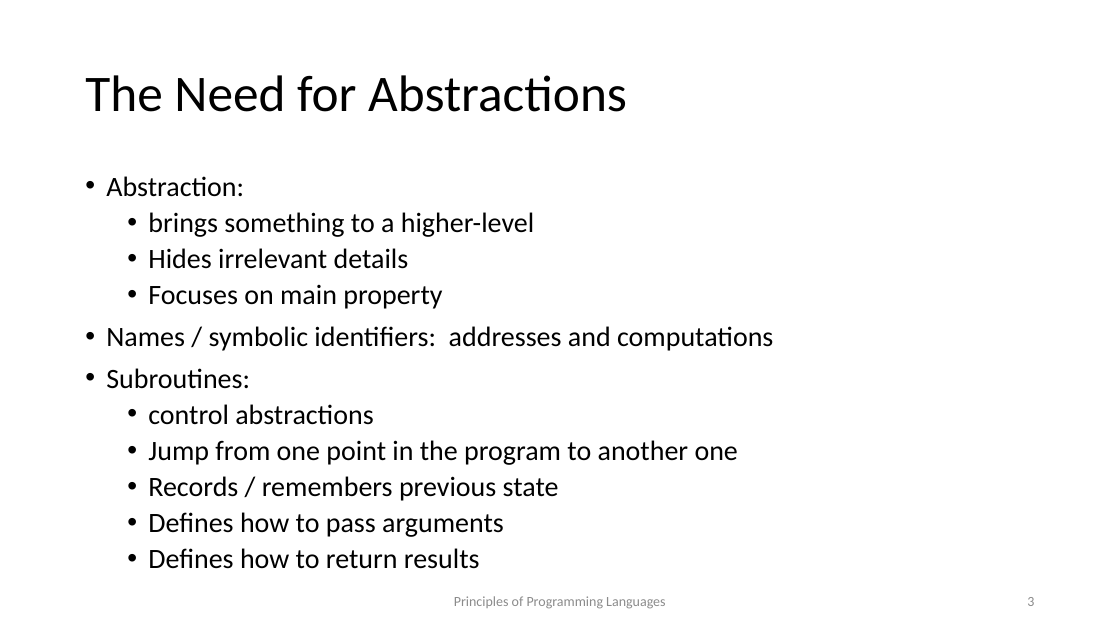
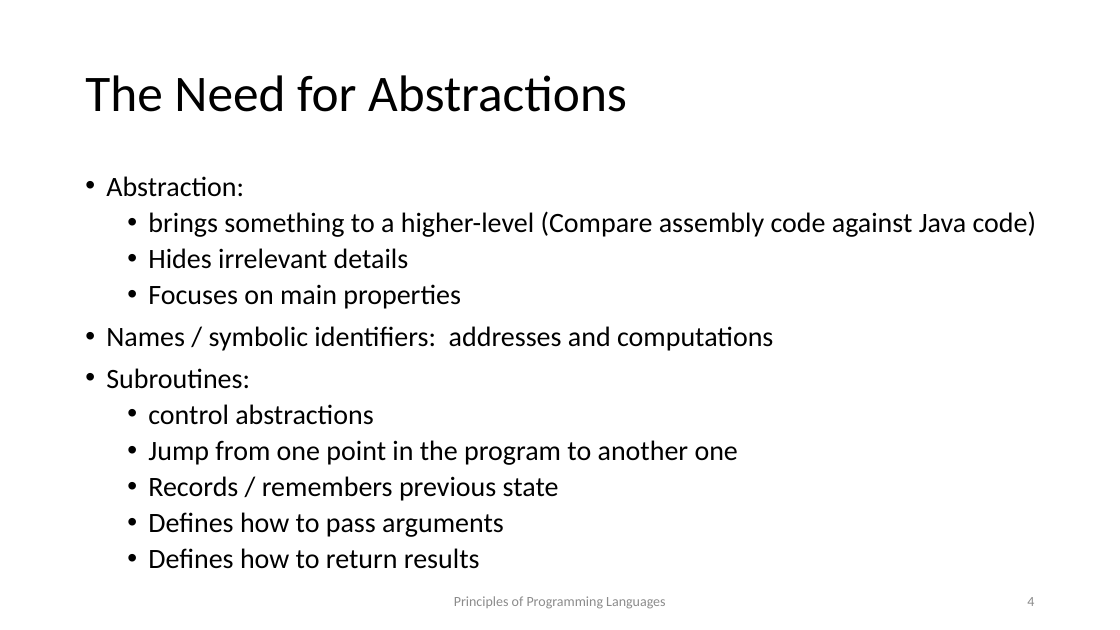
Before and after one commit to kongm/pl-design, a slide deck: slide 4 of environment.pptx (slide 3 before the commit). Drawn at 1120x630 pixels with LibreOffice and Linux fonts; fonts in the diff are those of the drawing. Boxes give left, top, right and bottom in pixels: in the first picture for what was removed or moved away, otherwise in the second. Text is boxed around its words. In the diff, an @@ line names an element or a change of style, - is before the commit and + after.

```diff
--- a/environment.pptx
+++ b/environment.pptx
@@ text at bbox=[148, 211, 1036, 237]: text changed @@
-  • brings something to a higher-level
+  • brings something to a higher-level (Compare assembly code against Java code)
@@ text at bbox=[148, 284, 461, 309]: text changed @@
-  • Focuses on main property
+  • Focuses on main properties
@@ page number at bbox=[1027, 597, 1034, 606]: text changed @@
-3
+4
```
Also in this commit, not shown: 10 other slides changed, 1 slide added, 1 other file.
